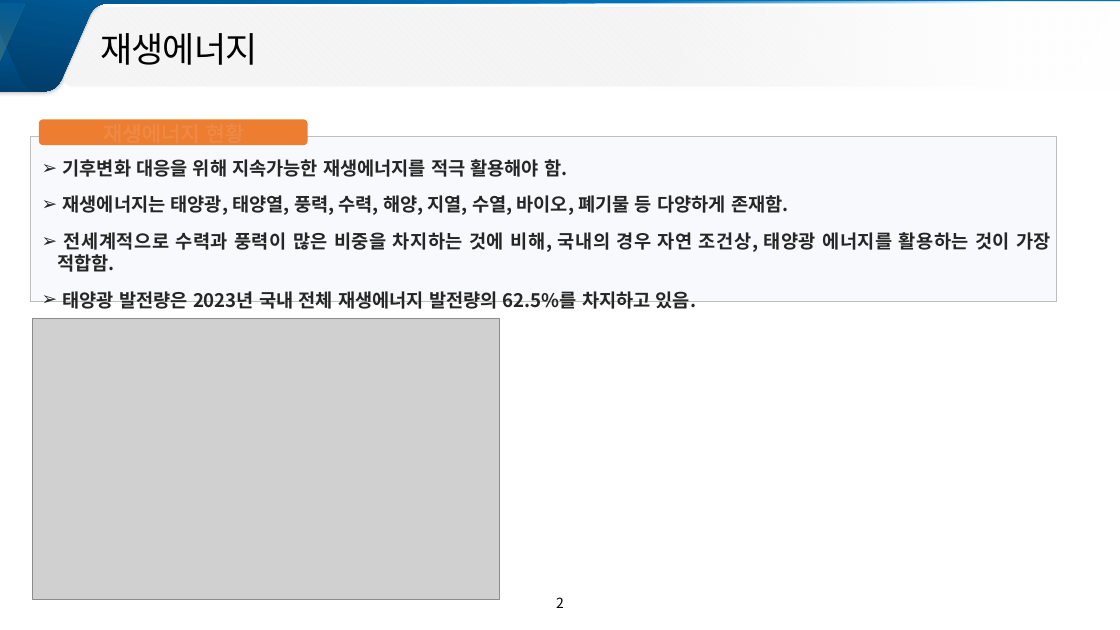
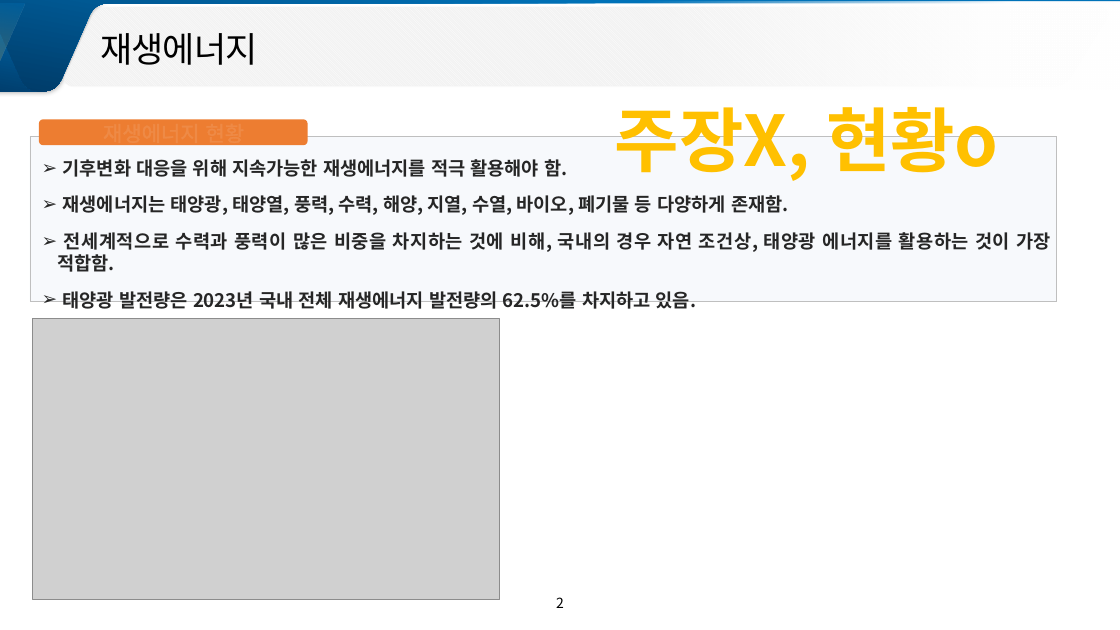
Before and after one commit to meandthey/platForm, a slide deck: slide 2 of 전문가WorkShop/[3-2] 경기도 태양광 잠재량 공간정보 구축/[2] 경기도 태양광 잠재량 공간정보 구축_전승호.pptx. Drawn at 1120x630 pixels with LibreOffice and Linux fonts; fonts in the diff are those of the drawing; grey boxes stand for pictures. Boxes give left, top, right and bottom in pixels: in the first picture for what was removed or moved away, otherwise in the second. Text is boxed around its words. In the diff, an @@ line names an element or a change of style, - is before the commit and + after.

```diff
--- a/전문가WorkShop/[3-2] 경기도 태양광 잠재량 공간정보 구축/[2] 경기도 태양광 잠재량 공간정보 구축_전승호.pptx
+++ b/전문가WorkShop/[3-2] 경기도 태양광 잠재량 공간정보 구축/[2] 경기도 태양광 잠재량 공간정보 구축_전승호.pptx
@@ text added at [615, 107, 999, 181], 60 pt, text #FFC000, bold @@
+주장X, 현황o
```
Also in this commit, not shown: 7 other slides changed, 5 slides added, 1 slide removed, 8 other files.
